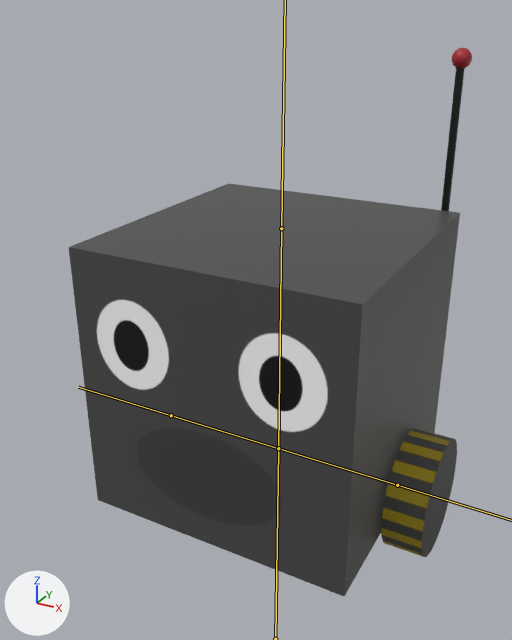
What one commit did to the FBX model Assets/robot.fbx.
Both versions are drawn from a 50 mm camera at (0.00746, -0.01487, 0.00766) aimed at (-0.0003, -0.00075, 0.0006). Lighting does not change. The marker at lower left points along +X, +Y and +Z. The bones that bend it are drawn over the model as lines.

The first picture shows 'Robot'.
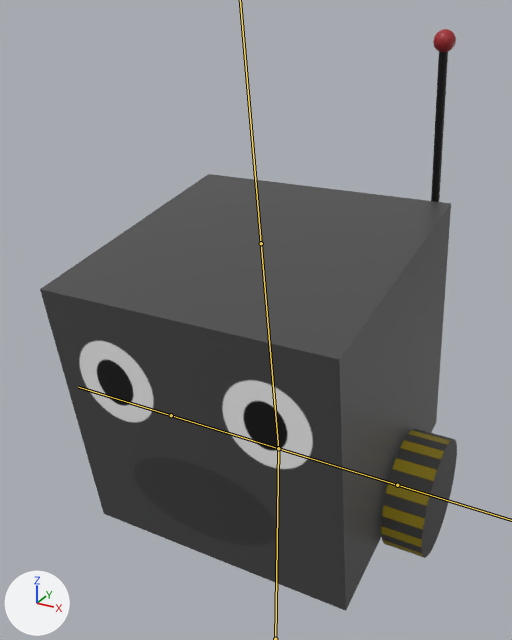
The newer file adds an action. The first version stands in its rest pose; the second is drawn at frame 6 of the action 'Armature|Ledge'.

Pixel boxes (x1, y1, x2, y2) of what changed, in the pictures (512 x 640 px):
'Robot', posed (6% taller)
    before: (69, 48, 472, 596)
    after: (40, 29, 457, 611)
bone 'Body', root to tip
    before: (278, 448) to (281, 228)
    after: (278, 448) to (261, 243)

What the commit changed:
Bone 'Body' (bone_body) turns from (0, 0, 0) to (10, 0, 0) degrees about its own x, y and z.
Bone 'Left Wheel' (bone_left_wheel) turns from (0, 0, 0) to (0, 20, 0) degrees about its own x, y and z.
Bone 'Right Wheel' (bone_right_wheel) turns from (0, 0, 0) to (0, -20, 0) degrees about its own x, y and z.
